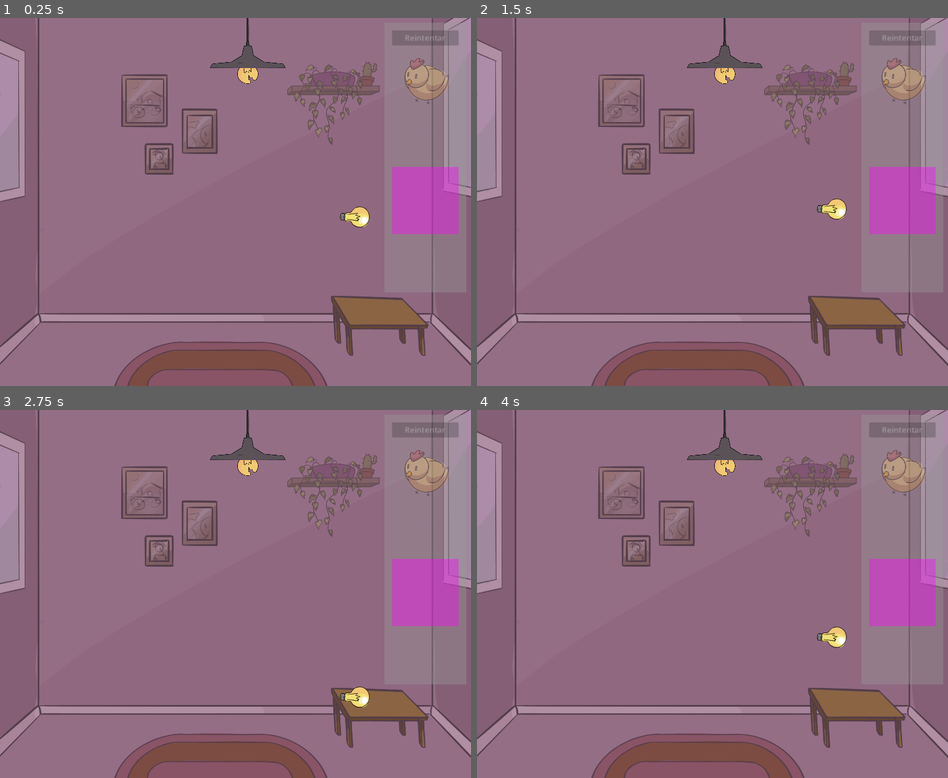
Above: before the commit, frames 1-4 (two rows, left to right).
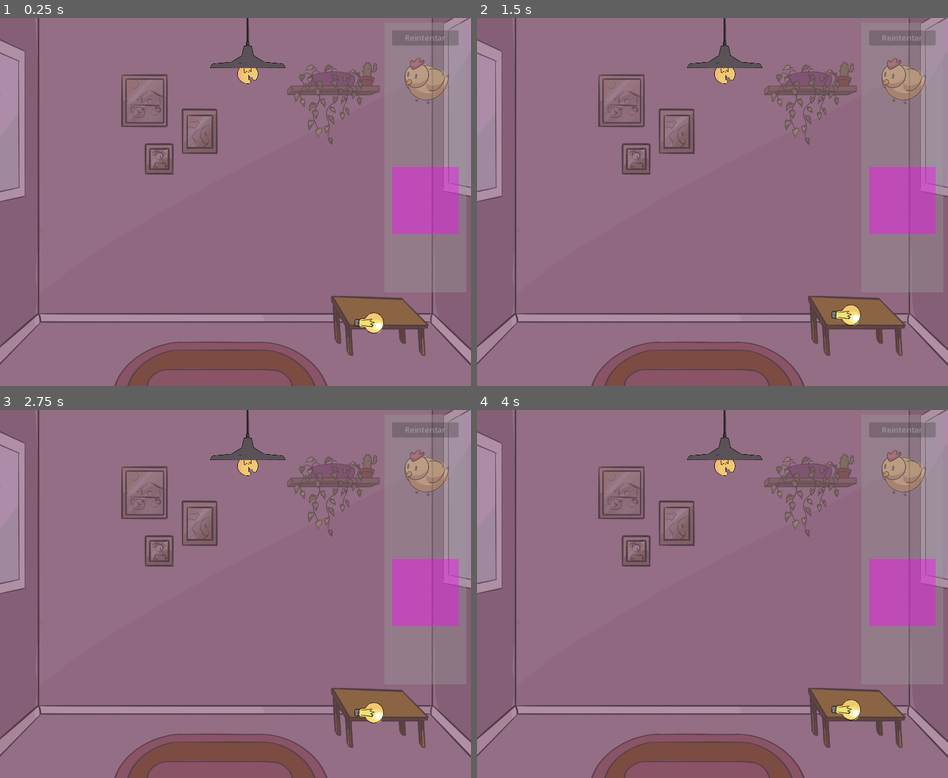
Above: after the commit, the same moments.

Repository: JuanFdS/ggj2024
Game: Godot game, scene res://Habitacion.tscn
Two runs of this game, one before a commit and one after it. Both use one fixed random seed, a clock stepped at 60 frames per second and the inputs below.
Inputs (mouse positions are in pixels of both pictures, inside the frame that each line leads up to):
- Up to frame 1 (0.25 s): no input
- Up to frame 2 (1.5 s): click "Reintentar" at 0.5 s; click "Reintentar" at 1.25 s
- Up to frame 3 (2.75 s): click "Reintentar" at 2 s
- Up to frame 4 (4 s): click (900, 498) at 2.75 s; click (900, 619) at 3.5 s

The runs differ from the first frame. In frame 1, 0.5% of the frame differs, in the area x 72-82%, y 51-86%; in frame 2, 0.5%; in frame 3, 0.5%; in frame 4, 0.5%.

Commit message:
Corregir posición de paredes y cambiar posición inicial de lamparita

Diff:
--- a/Habitacion.tscn
+++ b/Habitacion.tscn
@@ -51,7 +51,7 @@
 shape = SubResource("WorldBoundaryShape2D_kf7ph")
 
 [node name="CollisionShape2D2" type="CollisionShape2D" parent="ParedesYPiso"]
-position = Vector2(1152, 323)
+position = Vector2(958, 323)
 shape = SubResource("WorldBoundaryShape2D_wwflv")
 
 [node name="CollisionShape2D3" type="CollisionShape2D" parent="ParedesYPiso"]
@@ -67,7 +67,7 @@
 position = Vector2(505, 59)
 
 [node name="LamparitaNueva" parent="." instance=ExtResource("2_sn8kj")]
-position = Vector2(689, 377)
+position = Vector2(718, 593)
 
 [node name="Camera2D" type="Camera2D" parent="."]
 anchor_mode = 0
